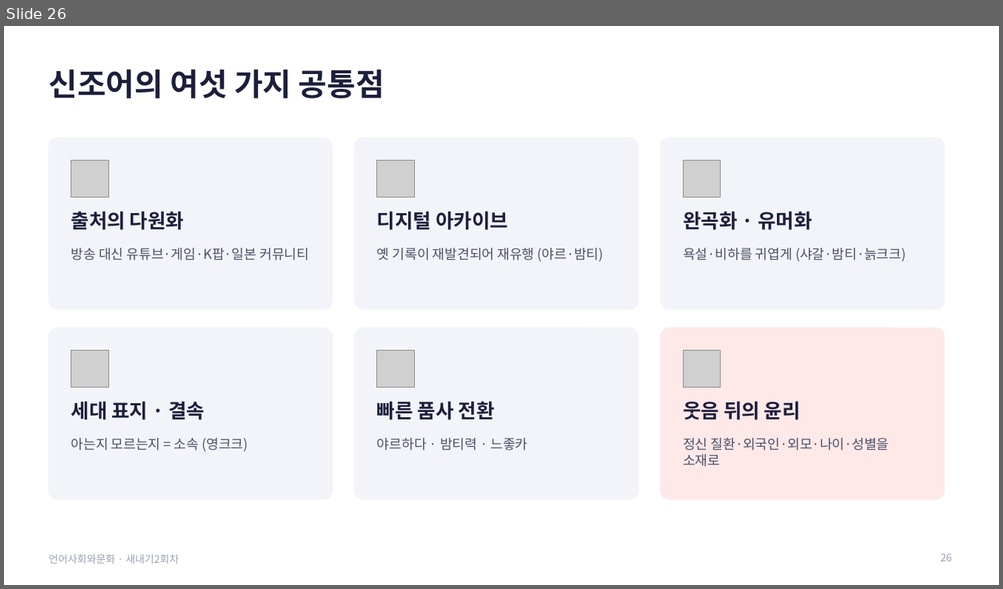
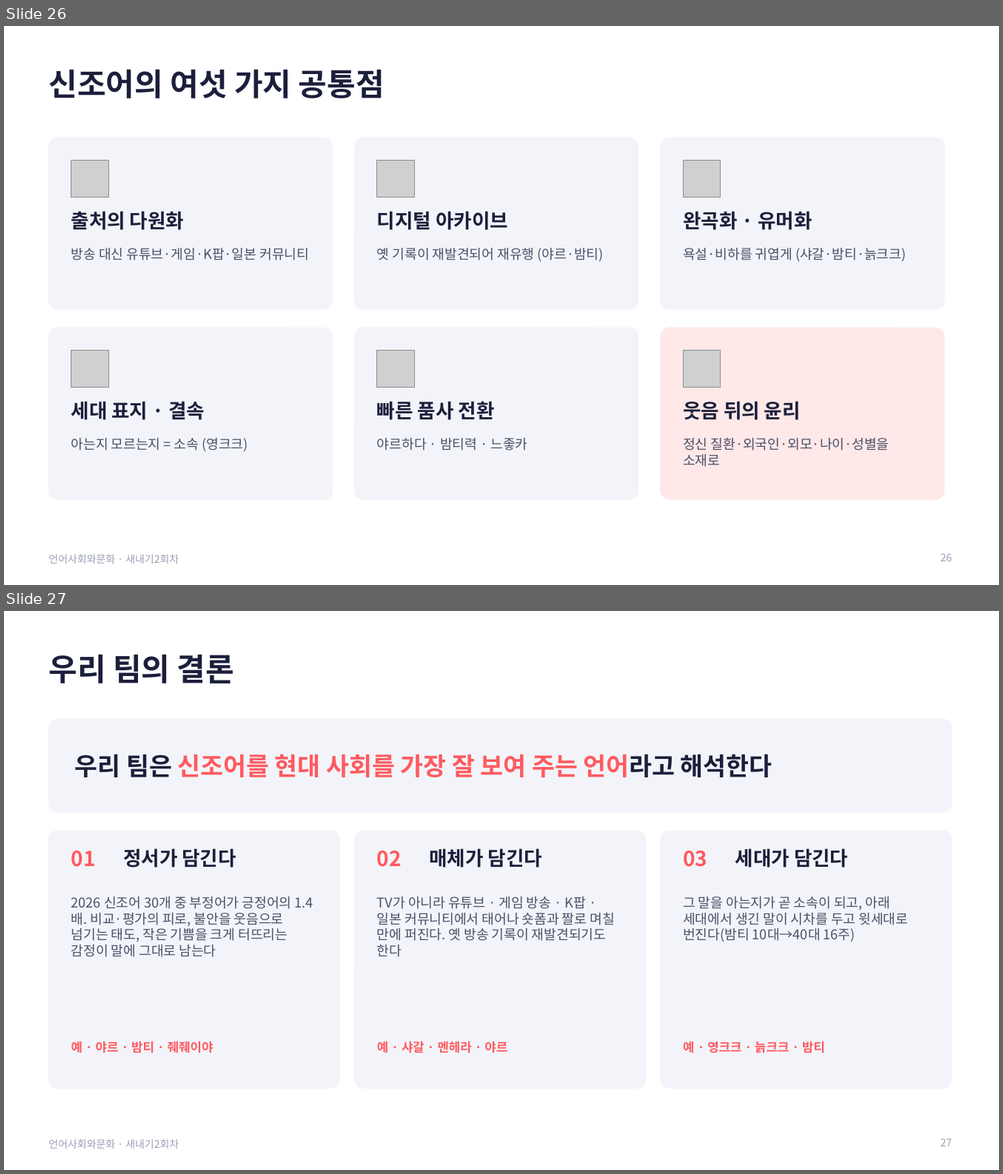
Before and after one commit to junseok7-cpu/hello, a slide deck: report/언어사회와문화_발표_새내기2회차.pptx. Shown one above the other, each under a label of ours: slide 26 before the commit, slides 26 and 27 after it. The pictures are 1003x589 and 1003x1174 pixels, drawn with LibreOffice and Linux fonts; fonts in the diff are those of the drawing; grey boxes stand for pictures. Boxes give left, top, right and bottom in pixels: in the first picture for what was removed or moved away, otherwise in the second. Text is boxed around its words. In the diff, an @@ line names an element or a change of style, - is before the commit and + after.

```diff
--- a/report/언어사회와문화_발표_새내기2회차.pptx
+++ b/report/언어사회와문화_발표_새내기2회차.pptx
@@ slide 27 added at bbox=[4, 611, 999, 1170], background #FFFFFF; not listed: 1 template element that a slide beside it also shows @@
@@ title added at bbox=[48, 654, 234, 684], 30 pt, text #1B1F3B, bold @@
+우리 팀의 결론
@@ rounded rectangle added at bbox=[48, 719, 951, 812], fill #F3F4F9, outline #F3F4F9 1 pt @@
@@ text added at bbox=[75, 754, 772, 777], 24 pt, text #FF5A5F, bold @@
+우리 팀은 신조어를 현대 사회를 가장 잘 보여 주는 언어라고 해석한다
@@ rounded rectangle added at bbox=[48, 831, 340, 1088], fill #F3F4F9, outline #F3F4F9 1 pt @@
@@ rounded rectangle added at bbox=[355, 831, 646, 1088], fill #F3F4F9, outline #F3F4F9 1 pt @@
@@ rounded rectangle added at bbox=[660, 831, 951, 1088], fill #F3F4F9, outline #F3F4F9 1 pt @@
@@ text added at bbox=[71, 851, 96, 867], 20 pt, text #FF5A5F, bold @@
+01
@@ text added at bbox=[123, 849, 236, 868], 19 pt, text #1B1F3B, bold @@
+정서가 담긴다
@@ text added at bbox=[377, 851, 401, 867], 20 pt, text #FF5A5F, bold @@
+02
@@ text added at bbox=[430, 849, 542, 868], 19 pt, text #1B1F3B, bold @@
+매체가 담긴다
@@ text added at bbox=[683, 851, 707, 867], 20 pt, text #FF5A5F, bold @@
+03
@@ text added at bbox=[735, 849, 848, 868], 19 pt, text #1B1F3B, bold @@
+세대가 담긴다
@@ text added at bbox=[71, 897, 313, 957], 13 pt, text #4A5068 @@
+2026 신조어 30개 중 부정어가 긍정어의 1.4배. 비교·평가의 피로, 불안을 웃음으로 넘기는 태도, 작은 기쁨을 크게 터뜨리는 감정이 말에 그대로 남는다
@@ text added at bbox=[377, 897, 614, 957], 13 pt, text #4A5068 @@
+TV가 아니라 유튜브 · 게임 방송 · K팝 · 일본 커뮤니티에서 태어나 숏폼과 짤로 며칠 만에 퍼진다. 옛 방송 기록이 재발견되기도 한다
@@ text added at bbox=[683, 897, 908, 943], 13 pt, text #4A5068 @@
+그 말을 아는지가 곧 소속이 되고, 아래 세대에서 생긴 말이 시차를 두고 윗세대로 번진다(밤티 10대→40대 16주)
@@ text added at bbox=[71, 1042, 213, 1054], 12 pt, text #FF5A5F, bold @@
+예 · 야르 · 밤티 · 줴줴이야
@@ text added at bbox=[377, 1042, 507, 1054], 12 pt, text #FF5A5F, bold @@
+예 · 샤갈 · 멘헤라 · 야르
@@ text added at bbox=[683, 1042, 825, 1054], 12 pt, text #FF5A5F, bold @@
+예 · 영크크 · 늙크크 · 밤티
@@ page number added at bbox=[940, 1139, 952, 1147], 10 pt, text #9AA0B4 @@
+27
```
Also in this commit, not shown: 7 slides changed, 1 slide removed, 3 other files.
